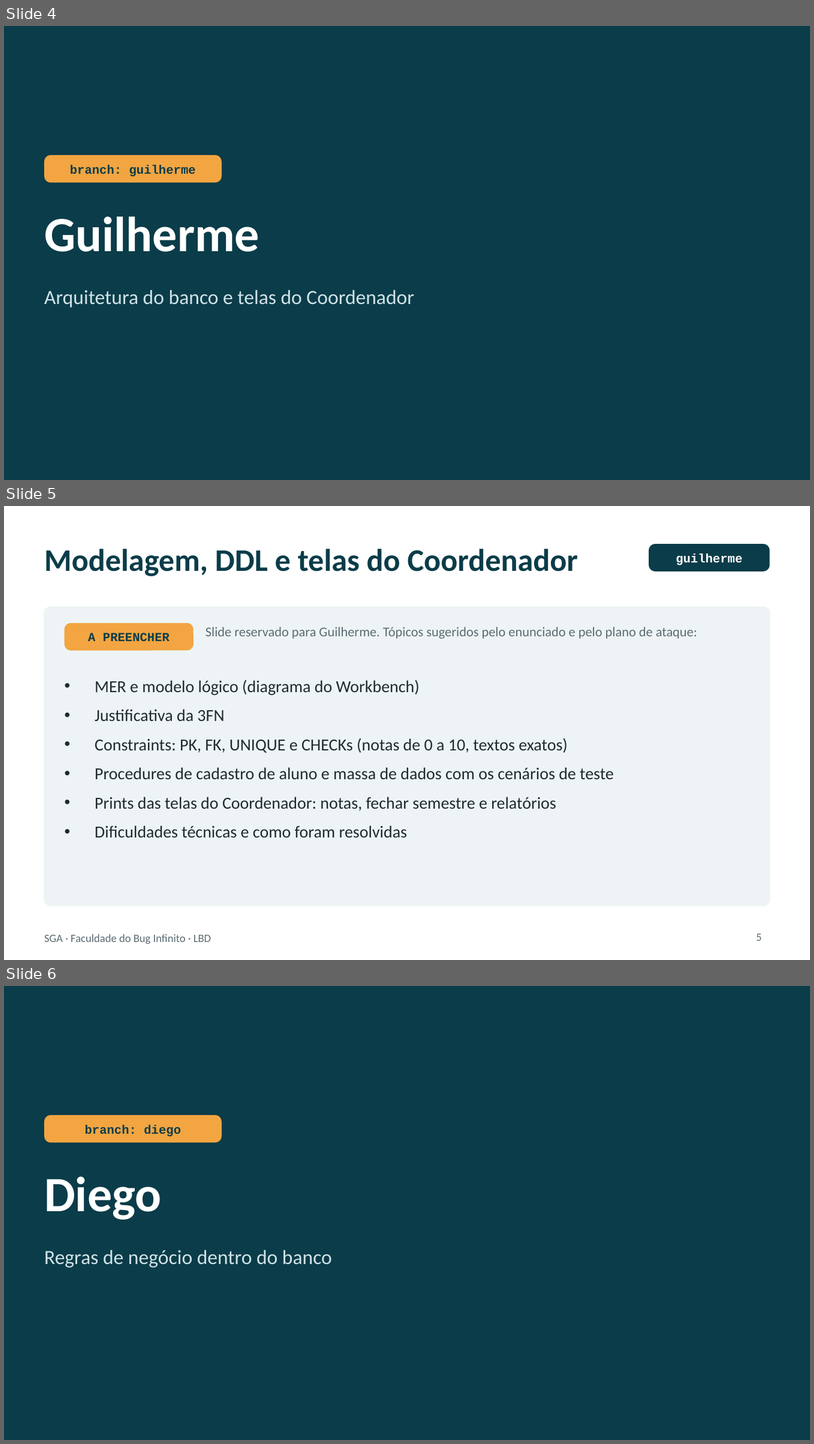
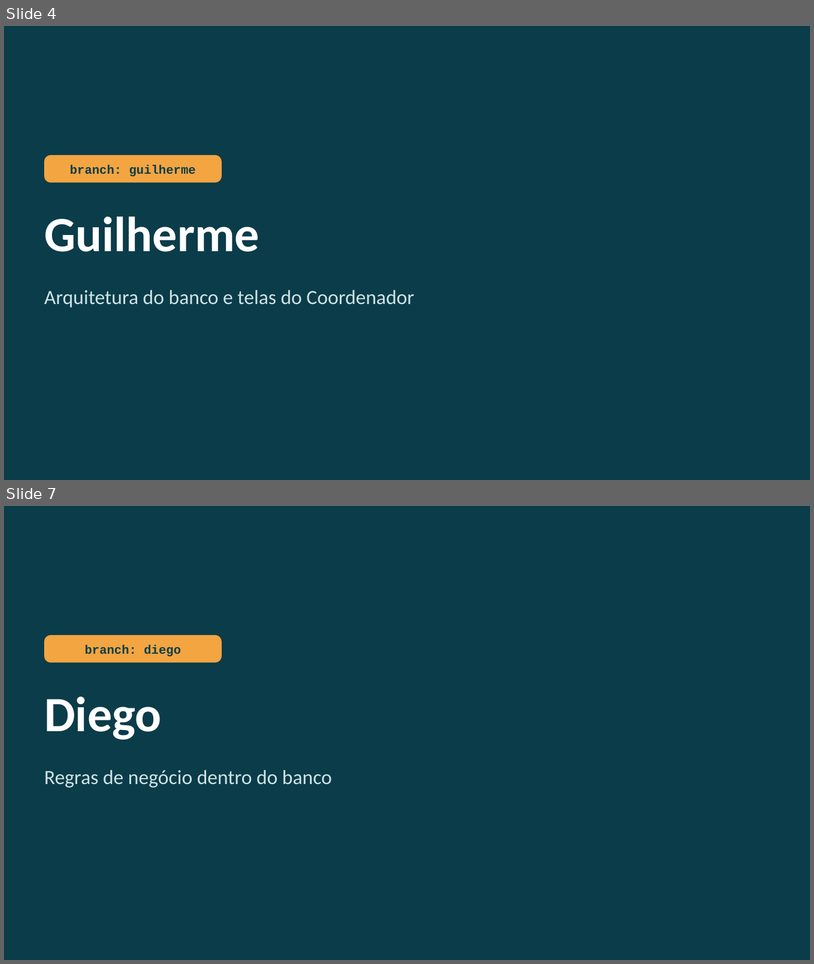
Before and after one commit to Diego-sfrr/AtividadeAvaliativaPOO, a slide deck: apresentacao/SGA_apresentacao.pptx. Shown one above the other, each under a label of ours: slides 4, 5 and 6 before the commit, slides 4 and 7 after it; the slides between them are not shown. The pictures are 814x1444 and 814x964 pixels, drawn with LibreOffice and Linux fonts; fonts in the diff are those of the drawing. Boxes give left, top, right and bottom in pixels: in the first picture for what was removed or moved away, otherwise in the second. Text is boxed around its words. In the diff, an @@ line names an element or a change of style, - is before the commit and + after.

```diff
--- a/apresentacao/SGA_apresentacao.pptx
+++ b/apresentacao/SGA_apresentacao.pptx
@@ slide 5 removed at [4, 506, 810, 960], background #FFFFFF @@
@@ text removed at [44, 549, 578, 576] @@
-Modelagem, DDL e telas do Coordenador
@@ rounded rectangle removed at [649, 544, 770, 571] @@
-guilherme
@@ rounded rectangle removed at [44, 607, 770, 905] @@
@@ rounded rectangle removed at [65, 623, 194, 651] @@
-A PREENCHER
@@ text removed at [206, 627, 698, 639] @@
-Slide reservado para Guilherme. Tópicos sugeridos pelo enunciado e pelo plano de ataque:
@@ text removed at [95, 680, 614, 837] @@
-• MER e modelo lógico (diagrama do Workbench)
-• Justificativa da 3FN
-• Constraints: PK, FK, UNIQUE e CHECKs (notas de 0 a 10, textos exatos)
-• Procedures de cadastro de aluno e massa de dados com os cenários de teste
-• Prints das telas do Coordenador: notas, fechar semestre e relatórios
-• Dificuldades técnicas e como foram resolvidas
@@ text removed at [44, 934, 211, 943] @@
-SGA · Faculdade do Bug Infinito · LBD
@@ page number removed at [756, 933, 762, 940] @@
-5
@@ what was slide 6 is now slide 7 @@
```
Also in this commit, not shown: 2 slides added, 54 other files.
